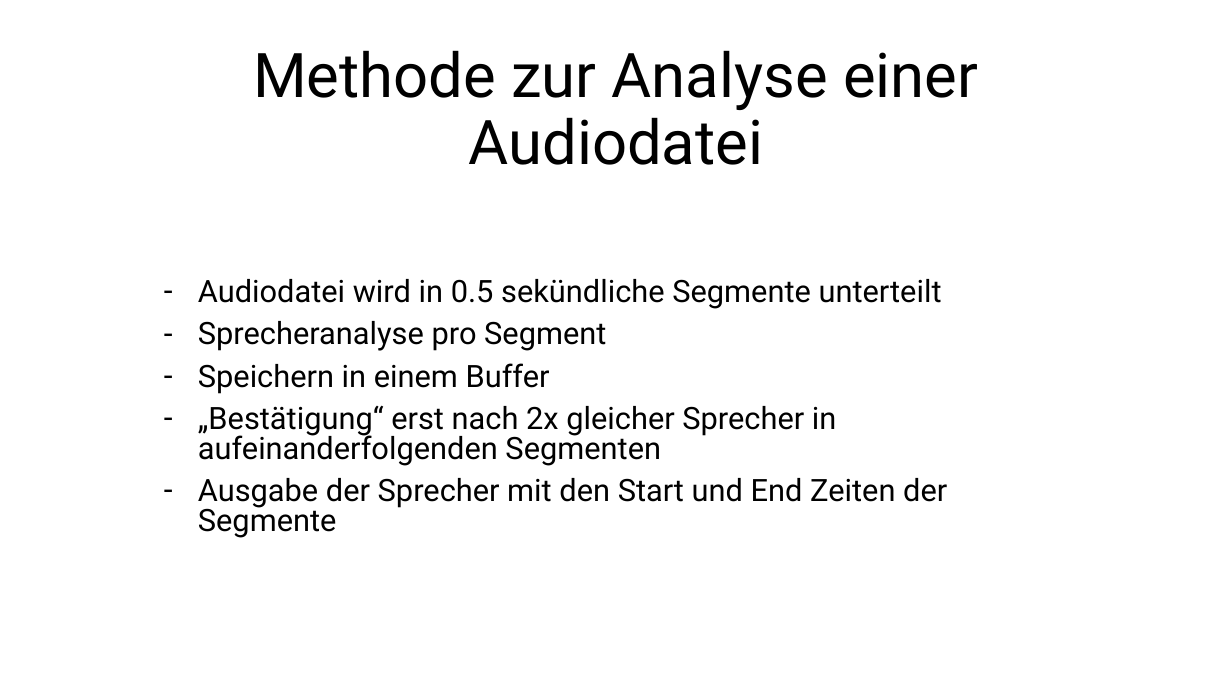
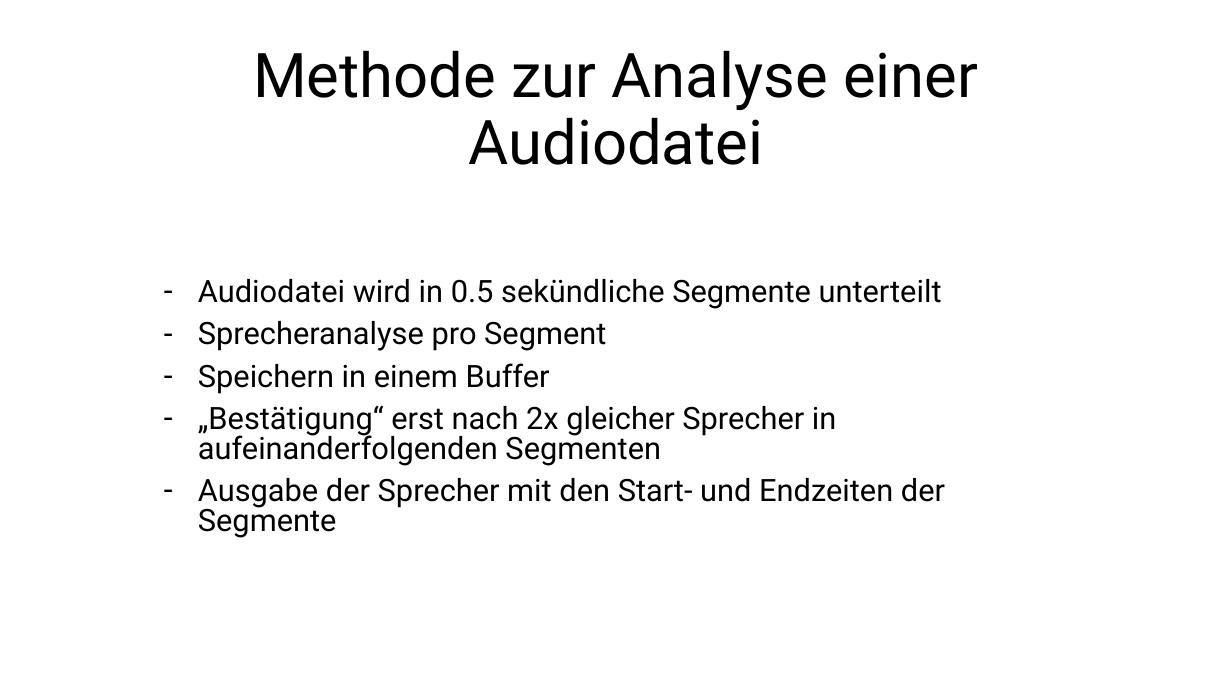
Before and after one commit to Linelle-7/Sprecherkennung-Deep-Learning-, a slide deck: slide 1 of CNN/Zwischenstand.pptx. Drawn at 1232x693 pixels with LibreOffice and Linux fonts; fonts in the diff are those of the drawing. Boxes give left, top, right and bottom in pixels: in the first picture for what was removed or moved away, otherwise in the second. Text is boxed around its words. In the diff, an @@ line names an element or a change of style, - is before the commit and + after.

```diff
--- a/CNN/Zwischenstand.pptx
+++ b/CNN/Zwischenstand.pptx
@@ subtitle at box(198, 478, 945, 538): text changed @@
-– Ausgabe der Sprecher mit den Start und End Zeiten der Segmente
+– Ausgabe der Sprecher mit den Start- und Endzeiten der Segmente
```
Also in this commit, not shown: 2 other slides changed.
